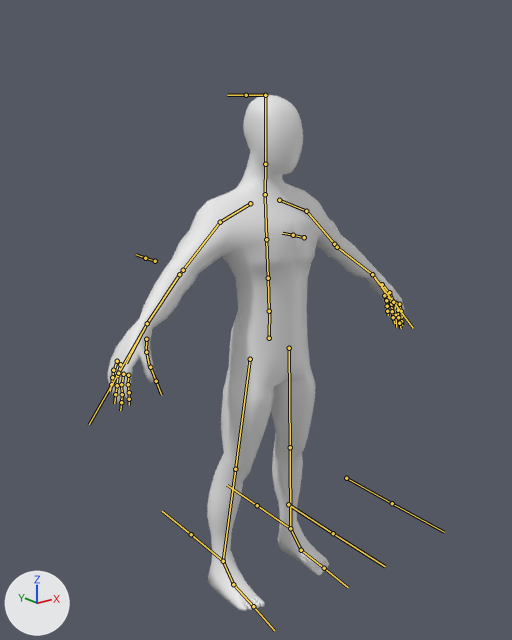
Before and after pictures for a commit that changed the FBX model Assets/Models/Athletes/Male_Model.fbx.
Both versions are drawn from a 50 mm camera at (-2.32, -2.79, 2.71) aimed at (0.0, 0.11, 1.55). Lighting does not change. The marker at lower left points along +X, +Y and +Z. The bones that bend it are drawn over the model as lines.

Names of what the first picture shows: 'Skin'.
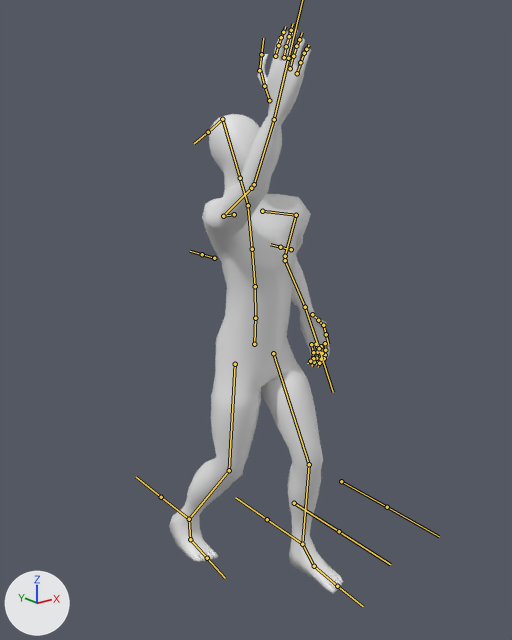
The newer file adds an action. The first version stands in its rest pose; the second is drawn at frame 15 of the action 'Armature|Serve Throw'.

Pixel boxes [x1, y1, x2, y2] of what changed, in the pictures (512 x 640 px):
'Skin', posed (41% narrower, 10% taller): before [108, 95, 404, 611]; after [169, 28, 343, 594]
bone 'Hips', root to tip: before (269, 338) to (269, 310); after (254, 344) to (255, 317)
bone 'UpLeg.L', root to tip: before (289, 348) to (290, 447); after (273, 353) to (309, 464)
bone 'LeftLeg.L', root to tip: before (290, 447) to (290, 528); after (309, 464) to (302, 544)
bone 'Foot.L', root to tip: before (290, 528) to (301, 550); after (302, 544) to (314, 566)
bone 'UpLeg.R', root to tip: before (250, 359) to (235, 469); after (235, 364) to (229, 470)
bone 'LeftLeg.R', root to tip: before (235, 469) to (223, 561); after (229, 470) to (189, 519)
bone 'Foot.R', root to tip: before (223, 561) to (233, 584); after (189, 519) to (190, 539)
bone 'ToeBase.R', root to tip: before (233, 584) to (253, 606); after (190, 539) to (207, 558)
bone 'Spine1', root to tip: before (268, 278) to (266, 239); after (255, 286) to (252, 249)
bone 'Neck', root to tip: before (265, 194) to (265, 164); after (248, 205) to (240, 178)
bone 'Shoulder.L', root to tip: before (279, 200) to (306, 211); after (262, 211) to (296, 215)
bone 'Arm.L', root to tip: before (306, 211) to (334, 244); after (296, 215) to (285, 256)
bone 'Elbow.L', root to tip: before (334, 244) to (337, 247); after (285, 256) to (285, 260)
bone 'ForeArm.L', root to tip: before (337, 247) to (372, 274); after (285, 260) to (305, 307)
bone 'Hand.L', root to tip: before (372, 274) to (389, 297); after (305, 307) to (316, 340)
bone 'Thumb1.L', root to tip: before (382, 284) to (389, 292); after (312, 314) to (318, 320)
bone 'Thumb2.L', root to tip: before (389, 292) to (394, 303); after (318, 320) to (323, 326)
bone 'Thumb3.L', root to tip: before (394, 303) to (395, 315); after (323, 325) to (326, 334)
bone 'Middle1.L', root to tip: before (395, 303) to (398, 310); after (321, 346) to (323, 354)
bone 'Middle2.L', root to tip: before (398, 310) to (398, 317); after (322, 353) to (321, 359)
bone 'Middle3.L', root to tip: before (398, 317) to (399, 323); after (321, 359) to (319, 363)
bone 'Ring3.L', root to tip: before (392, 311) to (393, 317); after (316, 358) to (314, 362)
bone 'Pinky3.L', root to tip: before (387, 306) to (387, 311); after (313, 358) to (310, 361)
bone 'Shoulder.R', root to tip: before (250, 203) to (220, 222); after (234, 214) to (223, 216)
bone 'Arm.R', root to tip: before (220, 222) to (183, 270); after (223, 216) to (251, 188)
bone 'Elbow.R', root to tip: before (183, 270) to (179, 274); after (251, 188) to (254, 184)
bone 'ForeArm.R', root to tip: before (179, 274) to (147, 323); after (254, 184) to (274, 119)
bone 'Hand.R', root to tip: before (147, 323) to (126, 363); after (274, 119) to (285, 70)
bone 'Thumb1.R', root to tip: before (146, 339) to (146, 352); after (269, 100) to (264, 85)
bone 'Thumb2.R', root to tip: before (146, 352) to (149, 367); after (264, 86) to (260, 70)
bone 'Thumb3.R', root to tip: before (150, 367) to (156, 381); after (259, 70) to (261, 54)
bone 'Middle1.R', root to tip: before (123, 374) to (122, 384); after (284, 57) to (286, 45)
bone 'Middle2.R', root to tip: before (121, 384) to (122, 394); after (286, 46) to (289, 36)
bone 'Middle3.R', root to tip: before (122, 394) to (121, 402); after (289, 36) to (291, 30)
bone 'Ring2.R', root to tip: before (117, 375) to (117, 385); after (293, 56) to (296, 46)
bone 'Ring3.R', root to tip: before (117, 385) to (115, 394); after (296, 46) to (299, 39)
bone 'Pinky3.R', root to tip: before (112, 377) to (111, 384); after (304, 53) to (306, 49)

What the commit changed:
Bone 'Hips' (bone_hips) moves from (0.0, 0.0, 0.0) to (0.0, -6.9, -12.7).
Bone 'Hips' (bone_hips) turns from (0, 0, 0) to (3, 0, 0) degrees about its own x, y and z.
Bone 'UpLeg.L' (bone_upleg_l) turns from (0, 0, 0) to (34, 1, -3) degrees about its own x, y and z.
Bone 'LeftLeg.L' (bone_leftleg_l) turns from (0, 0, 0) to (-32, 4, 13) degrees about its own x, y and z.
Bone 'Foot.L' (bone_foot_l) turns from (0, 0, 0) to (4, 1, 1) degrees about its own x, y and z.
Bone 'UpLeg.R' (bone_upleg_r) turns from (0, 0, 0) to (5, 0, 3) degrees about its own x, y and z.
Bone 'LeftLeg.R' (bone_leftleg_r) turns from (0, 0, 0) to (-31, -3, -12) degrees about its own x, y and z.
Bone 'Foot.R' (bone_foot_r) turns from (0, 0, 0) to (-10, -2, 3) degrees about its own x, y and z.
Bone 'ToeBase.R' (bone_toebase_r) turns from (0, 0, 0) to (41, 2, 0) degrees about its own x, y and z.
Bone 'Spine1' (bone_spine1) turns from (0, 0, 0) to (-8, 0, 0) degrees about its own x, y and z.
Bone 'Neck' (bone_neck) turns from (0, 0, 0) to (-22, 0, 0) degrees about its own x, y and z.
Bone 'Shoulder.L' (bone_shoulder_l) turns from (0, 0, 0) to (-8, 7, 14) degrees about its own x, y and z.
Bone 'Arm.L' (bone_arm_l) turns from (0, 0, 0) to (53, 36, -14) degrees about its own x, y and z.
Bone 'Elbow.L' (bone_elbow_l) turns from (0, 0, 0) to (24, -2, 8) degrees about its own x, y and z.
Bone 'ForeArm.L' (bone_forearm_l) turns from (0, 0, 0) to (-7, 2, 27) degrees about its own x, y and z.
Bone 'Hand.L' (bone_hand_l) turns from (0, 0, 0) to (-8, -35, 15) degrees about its own x, y and z.
Bone 'Thumb1.L' (bone_thumb1_l) turns from (0, 0, 0) to (-1, 1, 7) degrees about its own x, y and z.
Bone 'Thumb2.L' (bone_thumb2_l) turns from (0, 0, 0) to (-10, 5, -1) degrees about its own x, y and z.
Bone 'Thumb3.L' (bone_thumb3_l) turns from (0, 0, 0) to (-10, -2, -20) degrees about its own x, y and z.
Bone 'Middle1.L' (bone_middle1_l) moves from (0.0, 0.0, 0.0) to (0.0, 0.1, 0.3).
Bone 'Middle1.L' (bone_middle1_l) turns from (0, 0, 0) to (-12, 5, 1) degrees about its own x, y and z.
Bone 'Middle2.L' (bone_middle2_l) moves from (0.0, 0.0, 0.0) to (-0.3, -0.1, 0.8).
Bone 'Middle2.L' (bone_middle2_l) turns from (0, 0, 0) to (11, 0, 6) degrees about its own x, y and z.
Bone 'Middle3.L' (bone_middle3_l) turns from (0, 0, 0) to (21, -8, 3) degrees about its own x, y and z.
Bone 'Ring3.L' (bone_ring3_l) turns from (0, 0, 0) to (23, -7, 2) degrees about its own x, y and z.
Bone 'Pinky3.L' (bone_pinky3_l) moves from (0.0, 0.0, 0.0) to (0.2, 0.3, -0.7).
Bone 'Pinky3.L' (bone_pinky3_l) turns from (0, 0, 0) to (29, -7, 2) degrees about its own x, y and z.
Bone 'Shoulder.R' (bone_shoulder_r) turns from (0, 0, 0) to (-19, -25, -34) degrees about its own x, y and z.
Bone 'Arm.R' (bone_arm_r) turns from (0, 0, 0) to (-59, 33, -96) degrees about its own x, y and z.
Bone 'Elbow.R' (bone_elbow_r) turns from (0, 0, 0) to (12, 0, -4) degrees about its own x, y and z.
Bone 'ForeArm.R' (bone_forearm_r) turns from (0, 0, 0) to (-4, 0, -14) degrees about its own x, y and z.
Bone 'Hand.R' (bone_hand_r) turns from (0, 0, 0) to (-37, 62, -37) degrees about its own x, y and z.
Bone 'Thumb1.R' (bone_thumb1_r) turns from (0, 0, 0) to (-1, -1, -7) degrees about its own x, y and z.
Bone 'Thumb2.R' (bone_thumb2_r) turns from (0, 0, 0) to (-10, -5, 1) degrees about its own x, y and z.
Bone 'Thumb3.R' (bone_thumb3_r) turns from (0, 0, 0) to (-10, 2, 20) degrees about its own x, y and z.
Bone 'Middle1.R' (bone_middle1_r) moves from (0.0, 0.0, 0.0) to (0.0, 0.1, 0.3).
Bone 'Middle1.R' (bone_middle1_r) turns from (0, 0, 0) to (-12, -5, -1) degrees about its own x, y and z.
Bone 'Middle2.R' (bone_middle2_r) moves from (0.0, 0.0, 0.0) to (0.3, -0.1, 0.8).
Bone 'Middle2.R' (bone_middle2_r) turns from (0, 0, 0) to (11, 0, -6) degrees about its own x, y and z.
Bone 'Middle3.R' (bone_middle3_r) turns from (0, 0, 0) to (21, 8, -3) degrees about its own x, y and z.
Bone 'Ring2.R' (bone_ring2_r) moves from (0.0, 0.0, 0.0) to (-0.1, 0.0, -0.2).
Bone 'Ring2.R' (bone_ring2_r) turns from (0, 0, 0) to (5, -3, -6) degrees about its own x, y and z.
Bone 'Ring3.R' (bone_ring3_r) turns from (0, 0, 0) to (23, 7, -2) degrees about its own x, y and z.
Bone 'Pinky3.R' (bone_pinky3_r) moves from (0.0, 0.0, 0.0) to (-0.2, 0.3, -0.7).
Bone 'Pinky3.R' (bone_pinky3_r) turns from (0, 0, 0) to (29, 7, -2) degrees about its own x, y and z.
